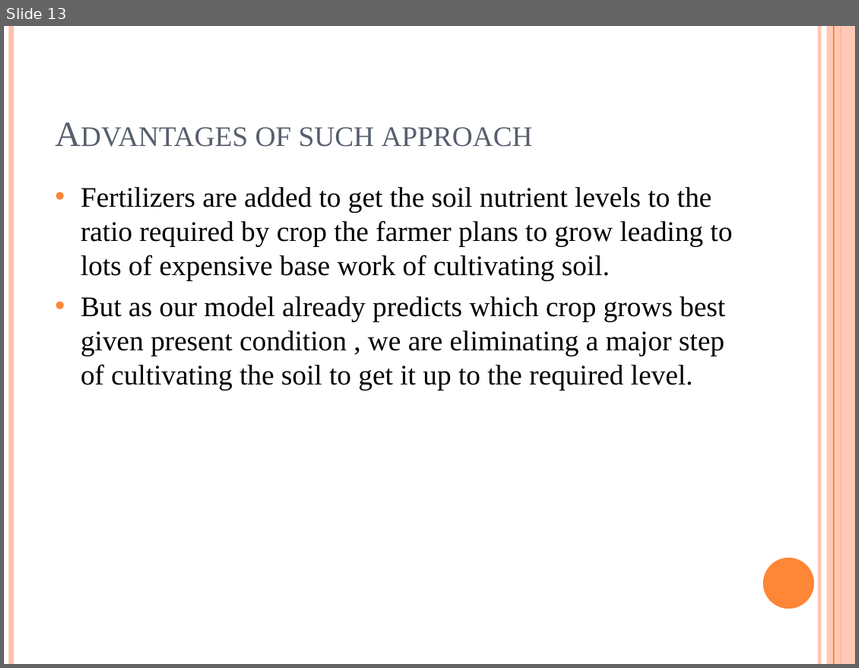
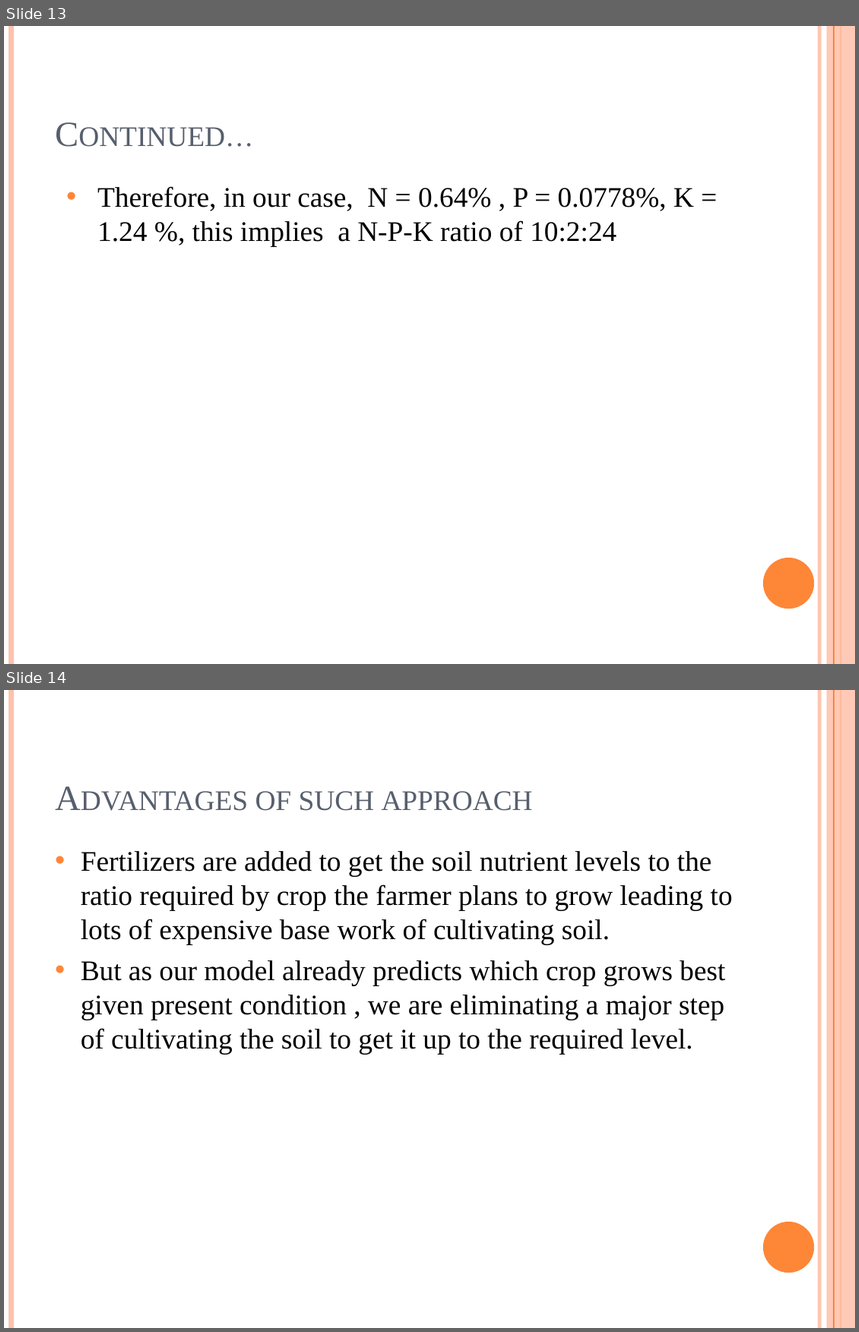
Before and after one commit to simhadri-g/FarmersFriend, a slide deck: misc/inter.pptx. Shown one above the other, each under a label of ours: slide 13 before the commit, slides 13 and 14 after it. The pictures are 859x668 and 859x1332 pixels, drawn with LibreOffice and Linux fonts; fonts in the diff are those of the drawing. Boxes give left, top, right and bottom in pixels: in the first picture for what was removed or moved away, otherwise in the second. Text is boxed around its words. In the diff, an @@ line names an element or a change of style, - is before the commit and + after.

```diff
--- a/misc/inter.pptx
+++ b/misc/inter.pptx
@@ slide 13 added at [4, 26, 855, 664], background #FFFFFF; not listed: 6 template elements that a slide beside it also shows @@
@@ title added at [47, 52, 742, 158], 30 pt, text #575F6D, small capitals @@
+Continued…
@@ text added at [97, 186, 694, 246], 24 pt, text #000000 @@
+• Therefore, in our case, N = 0.64% , P = 0.0778%, K = 1.24 %, this implies a N-P-K ratio of 10:2:24
@@ what was slide 13 is now slide 14 @@
```
Also in this commit, not shown: 1 slide changed, 4 other files.
